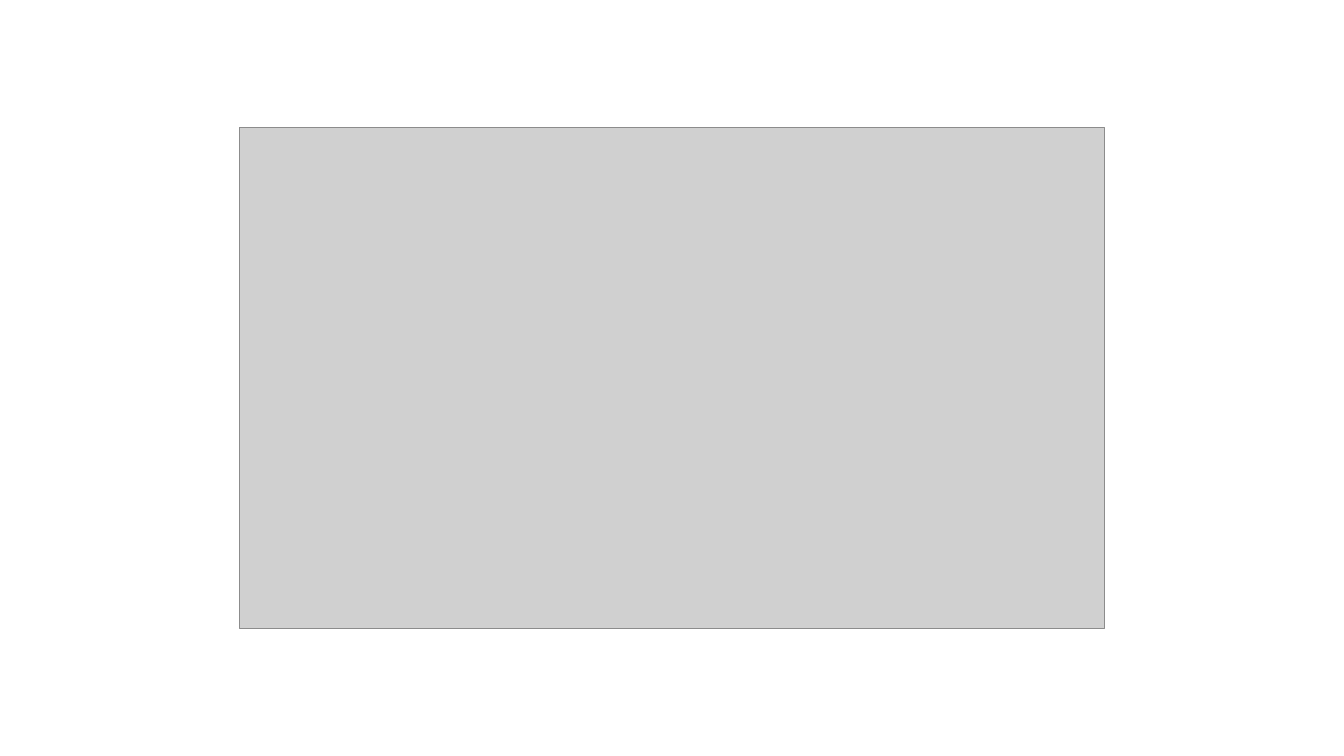
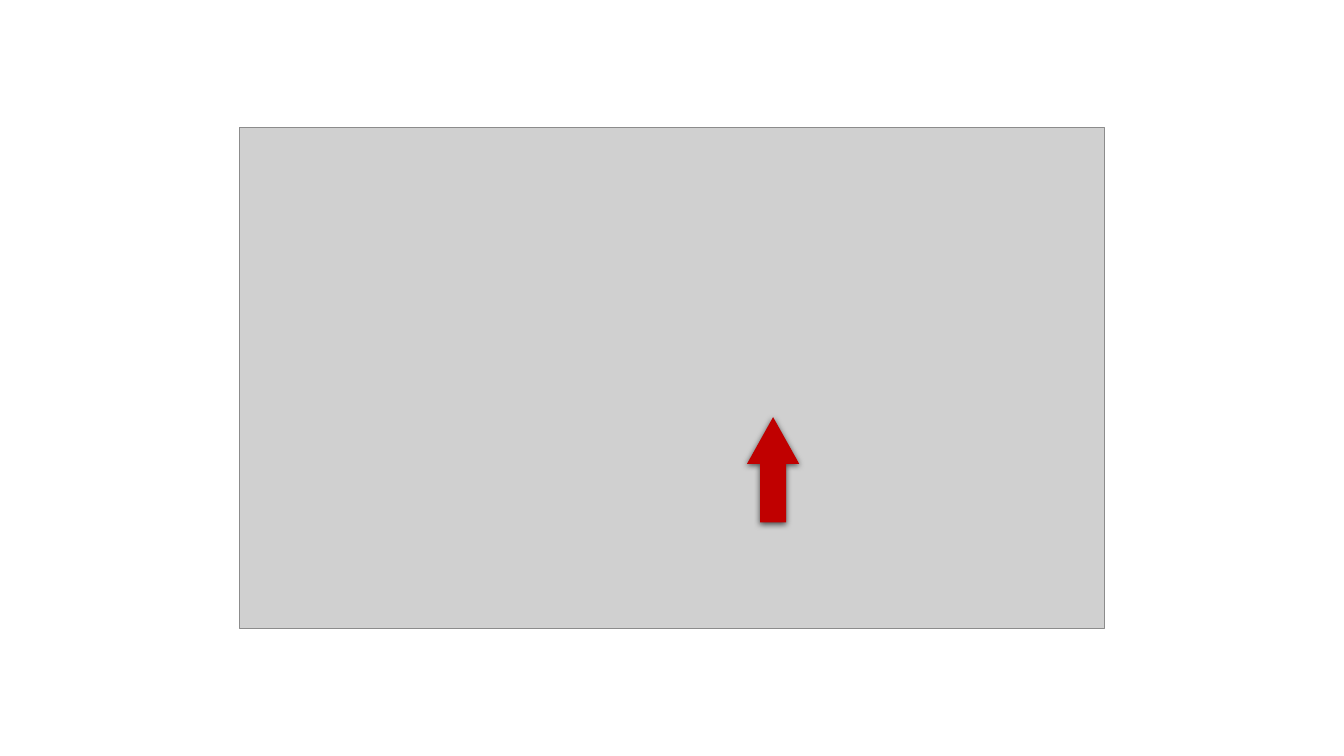
Before and after one commit to ugreg/connected-field-service, a slide deck: slide 17 of imgs/src/step-by-step-imgs.pptx (slide 20 before the commit). Drawn at 1344x756 pixels with LibreOffice and Linux fonts; fonts in the diff are those of the drawing; grey boxes stand for pictures. Boxes give left, top, right and bottom in pixels: in the first picture for what was removed or moved away, otherwise in the second. Text is boxed around its words. In the diff, an @@ line names an element or a change of style, - is before the commit and + after.

```diff
--- a/imgs/src/step-by-step-imgs.pptx
+++ b/imgs/src/step-by-step-imgs.pptx
@@ up arrow added at [747, 417, 800, 522], fill #C00000 @@
```
Also in this commit, not shown: 1 other slide changed, 1 slide added, 5 slides removed, 3 other files.
